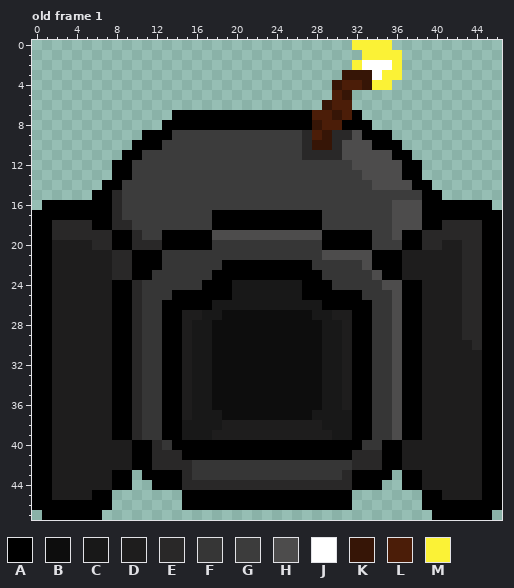
Pixel-art file, stored at data/shooter low.aseprite. Above, as it was before the edit.
47x48 pixels, 1 frame. Colours within 5 levels of each other are drawn and written as one. Shown: old frame 1. The commit also changed other frames, which this record leaves out.
Palette (. is transparent): A #000000  B #0d0d0d  C #181818  D #1e1d1d  E #292828  F #363636  G #3c3c3c  H #4d4c4c  J #ffffff  K #361506  L #4b1d08  M #fbf236
Pixels before, old frame 1, first column x 0:
 0 ................................MMMM...........
 1 .................................MMMM..........
 2 ................................MJJJM..........
 3 ...............................KKKJMM..........
 4 ..............................KLLKMM...........
 5 ..............................LK...............
 6 .............................KLL...............
 7 ..............AAAAAAAAAAAAAALLKLA..............
 8 .............AAAAAAAAAAAAAAAKLLAAA.............
 9 ...........AAAGGGGGGGGGGGGGELKEEHAAA...........
10 ..........AAAGGGGGGGGGGGGGGEKKEHHHAAA..........
11 .........AAGGGGGGGGGGGGGGGGEEEEHHHHHAA.........
12 ........AAGGGGGGGGGGGGGGGGGGGGGGHHHHHAA........
13 ........AAGGGGGGGGGGGGGGGGGGGGGGGHHHHAA........
14 .......AAGGGGGGGGGGGGGGGGGGGGGGGGGHHHHAA.......
15 ......AAEGGGGGGGGGGGGGGGGGGGGGGGGGGGGGGAA......
16 .AAAAAAAEGGGGGGGGGGGGGGGGGGGGGGGGGGGHHHAAAAAAA.
17 AAAAAAAAEGGGGGGGGGAAAAAAAAAAAGGGGGGGHHHAAAAAAAA
18 AAEEEEAAEEGGGGGGGGAAAAAAAAAAAGGGGGGGHHHAAEEEEAA
19 AAEEEEEEAAEGGAAAAAHHHHHHHHHHHAAAAAGGHAAEEEEEEAA
20 AADDDDEEAAEEEAAAAAFFFFFFFFFFFAAAAAGGGAAEEDDEEAA
21 AADDDDDDEEAAAFFFFFFFFFFFFFFFFHHHHHAAADDDDDDEEAA
22 AADDDDDDEEAAAFFFFFFAAAAAAAAAFFFFFHAAADDDDDDEEAA
23 AADDDDDDEEAAFFFFFFAAAAAAAAAAAFFFFFHAADDDDDDEEAA
24 AADDDDDDAAEFFFFFFAAACCCCCCCAAAFFFFFHHAADDDDEEAA
25 AADDDDDDAAEFFFAAAAAACCCCCCCAAAAAAFFFHAADDDDEEAA
26 AADDDDDDAAEFFAAAAACCCCCCCCCCCAAAAAFFHAADDDDEEAA
27 AADDDDDDAAEFFAADDCCBBBBBBBBBCCDDAAFFHAADDDDEEAA
28 AADDDDDDAAEFFAADCCBBBBBBBBBBBCCDAAFFHAADDDDEEAA
29 AADDDDDDAAEFFAADCCBBBBBBBBBBBCCDAAFFHAADDDDEEAA
30 AADDDDDDAAEFFAADCCBBBBBBBBBBBCCDAAFFHAADDDDDEAA
31 AADDDDDDAAEFFAADCCBBBBBBBBBBBCCDAAFFHAADDDDDDAA
32 AADDDDDDAAEFFAADCCBBBBBBBBBBBCCDAAFFHAADDDDDDAA
33 AADDDDDDAAEFFAADCCBBBBBBBBBBBCCDAAFFHAADDDDDDAA
34 AADDDDDDAAEFFAADCCBBBBBBBBBBBCCDAAFFHAADDDDDDAA
35 AADDDDDDAAEFFAADCCBBBBBBBBBBBCCDAAFFHAADDDDDDAA
36 AADDDDDDAAEFFAADCCBBBBBBBBBBBCCDAAFFHAADDDDDDAA
37 AADDDDDDAAEFFAADCCCBBBBBBBBBCCCCAAFFHAADDDDDDAA
38 AADDDDDDAAEFFAACCCCDDDDDDDDDDCCCAAFFHAADDDDDDAA
39 AADDDDDDAAEFFAACCCDDDDDDDDDDDDCCAAFFHAADDDDDDAA
40 AADDDDDDDDAAEFAAAAAAAAAAAAAAAAAAAFFAADDDDDDDDAA
41 AADDDDDDDDAAEEEAAAAAAAAAAAAAAAAAEEEAADDDDDDDDAA
42 AADDDDDDDDAAEEEEFFFFFFFFFFFFFFFFEEEAADDDDDDDDAA
43 AADDDDDDAA.AAAAEFFFFFFFFFFFFFFFEAAAA.AADDDDDDAA
44 AADDDDDDAA..AAAEEEEEEEEEEEEEEEEEAAA..AADDDDDDAA
45 AADDDDAA.......AAAAAAAAAAAAAAAAA.......AADDDDAA
46 AAAAAAAA.......AAAAAAAAAAAAAAAAA.......AAAAAAAA
47 .AAAAAA.................................AAAAAA.
After the commit:
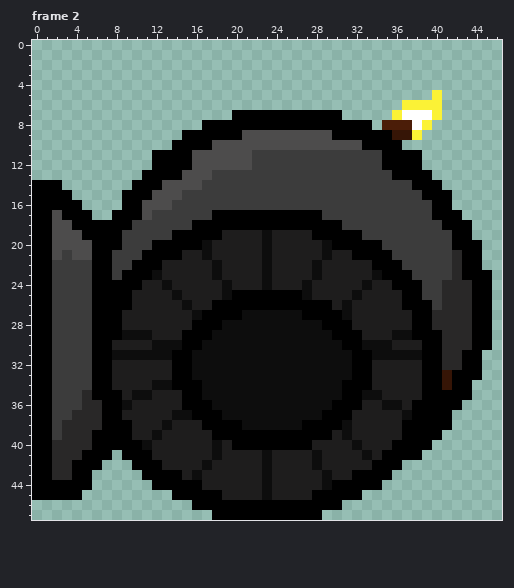
A new or re-ordered frame is compared with the old frame closest to it.
Diff:
frames 1 -> 5
layer "left" added
layer "Layer 1" removed
Changed rows in their new state; - is an unchanged pixel.
Frame 2 is new; against old frame 1:
first column x 0:
 0 --------------------------------....-----------
 1 ---------------------------------....----------
 2 --------------------------------.....----------
 3 -------------------------------......----------
 4 ------------------------------......-----------
 5 ------------------------------..--------M------
 6 -----------------------------...-----MMMM------
 7 --------------......--------AAA..---MJJJM------
 8 -------------....-----------AAA----LLLJM-------
 9 -----------....AAAAAAHHHHHHHHHAAA---KKM--------
10 ----------....AAAAHHHHHHHHHHHHH--A-------------
11 ---------...AAAAHHHHHH-----GGGGGGGGA--A--------
12 --------....AAAAHHHHHH----------GGGAA----------
13 --------...AAAAHHH---------------GGGA--A-------
14 AAA----...AAAHHHH-----------------GGGG--A------
15 AAAA--...AAAHHH--------------------------A-----
16 A----....AAHHH----------------------GGGG--....-
17 --H---..AAAH------------------------GGGG---....
18 --HHAA--AA------AA-----------AA-----GGGGGAAA...
19 --HHHAAA-GG--G----ADDDDBDDDDA----G--GGGGGGAA...
20 --HHHHAA-GGGA----BDDDDDBDDDDDB----A--GGGGGAAA..
21 --HGHHAAGGG--AADDBDDDDDBDDDDDBDDAA--GGGGGGEAA..
22 --GGGGAAGG---DDDDDBDDDDBDDDDBDDDDD---GGGGGEAA..
23 --GGGGAAGA--BDDDDDBDDDDBDDDDBDDDDDB--AGGGGEAA-.
24 --GGGGAA--ADDBDDDDDBDDDBDDDBDDDDDBDDA--GGEE-A-.
25 --GGGGAA--DDDDBDDDDBAAAAAAABDDDDBDDDD--GGEE-A-.
26 --GGGGAA--DDDDDBDDAAAAAAAAAAA-DBDDDDD--AGEE-A-.
27 --GGGGAA-DDDDDD-BAAAA------AAAABDDDDDD-AEEE-A-.
28 --GGGGAA-DDDDDD-AAA----------AAADDDDDD-AEEE-A-.
29 --GGGGAA-BBBDDDAAA-----------BAA-DDDBB-AAEE-A-.
30 --GGGGAADDDDBBBAAB-----------BBA-BBBDDDAAEEEA-.
31 --GGGGAABBBBBB-ABB-----------BBB--BBBBBAAEEAA..
32 --GGGGAADDDDDD-ABB-----------BBB--DDDDDAAEEAA..
33 --GGGGAADDDDDD-ABB-----------BBB--DDDDDAAKAAA..
34 --GGGGAADDDDBB-AAB-----------BBA--DDDDDAAKAA...
35 --GGGEAA-DBBDDDAAB-----------BBA-BBDDDDAAAAA...
36 --GGGEEA-BDDDDDAAA-----------BAA-DDBBD-AAAA....
37 --GGEEEA-DDDDDBBAAA---------BAAADDDDDB-AAA.....
38 --GEEEEA--DDDBDDDAAAABBBBBBAAAABDDDDD--AAA.....
39 --GEEEAA--DDBDDDDDAAAAAAAAAAAADBDDDDD--AA......
40 --EEEEAAAA-BDDDDDDBD--------DDDDBDDD-AAA.......
41 --EEEAAA.A--DDDDDDBDDDDBDDDDBDDDDBD--AA........
42 --EEAAA...--ADDDDBDDDDDBDDDDBDDDDDA--..........
43 --EEAA....-----DBDDDDDDBDDDDDBDD-----..........
44 --AAAA....-----AADDDDDDBDDDDDBAA-----..........
45 --AAA...------A----DDDDBDDDD----A------........
46 ........-------.---------------.-------........
47 -......-----------AAAAAAAAAAA-----------......-
Boxes around the changes in both pictures, in picture pixels (x1, y1, x2, y2):
changed: (32, 40, 502, 520)
